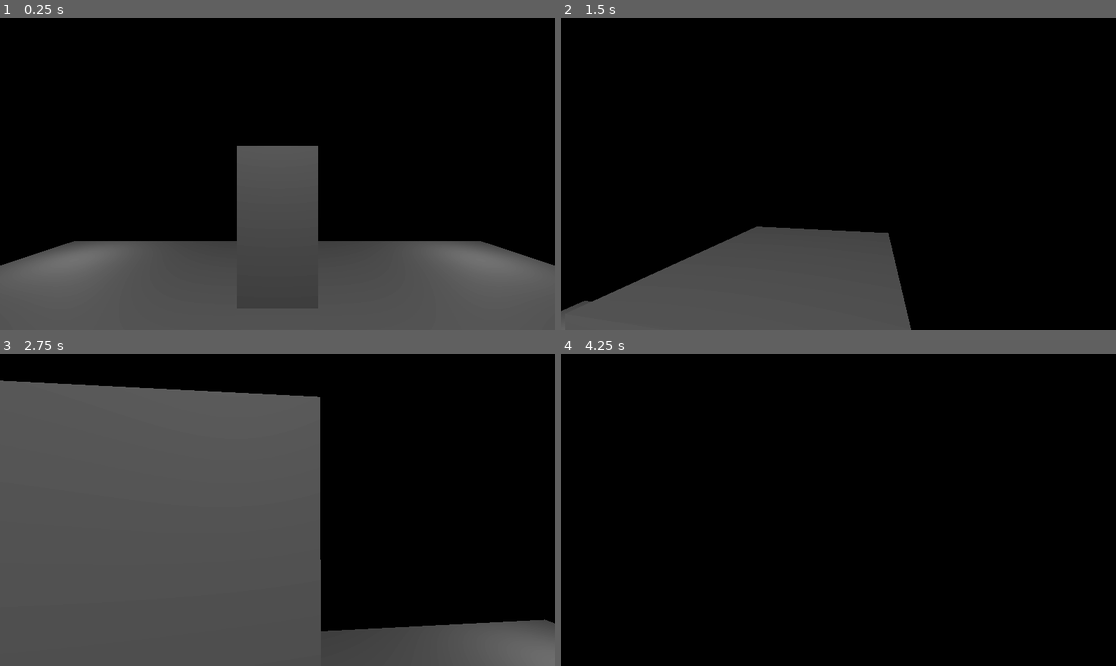
Above: before the commit, frames 1-4 (two rows, left to right).
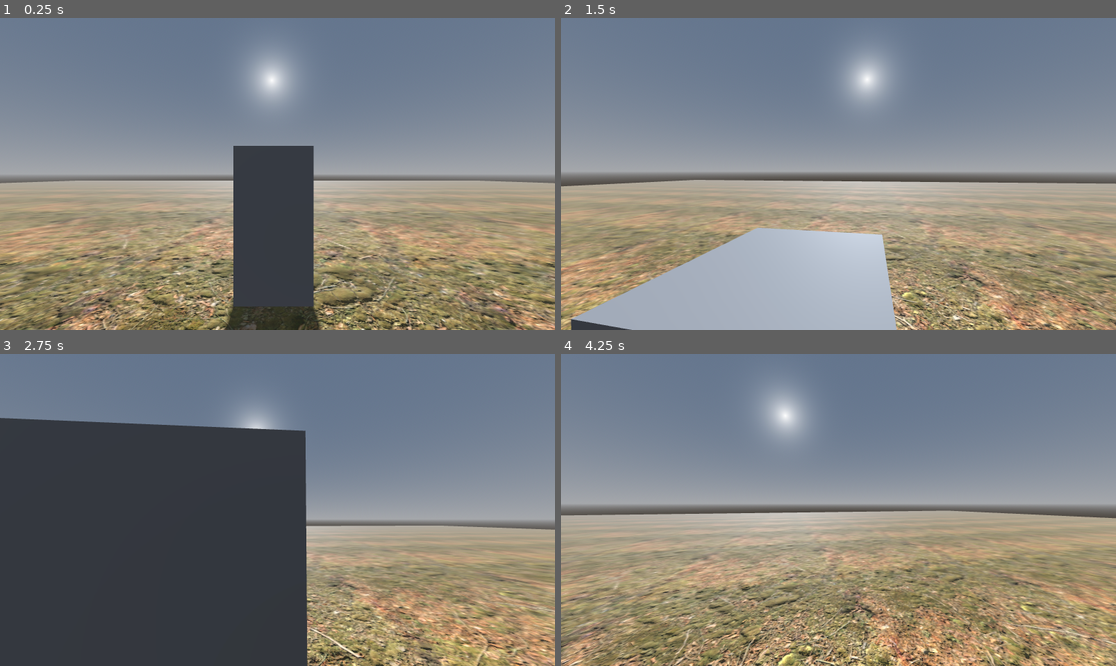
Above: after the commit, the same moments.

Repository: sergeyreshetnyakov/polinichko
Game: Godot game, scene res://levels/Test.tscn
The game is run twice, just before and just after one commit, with the same random seed, the same clock (stepped at 60 frames per second) and the same inputs. Before the commit the project starts from res://Test.tscn.
Inputs (mouse positions are in pixels of both pictures, inside the frame that each line leads up to):
- Up to frame 1 (0.25 s): no input
- Up to frame 2 (1.5 s): move the mouse to (866, 174) at 0.52 s; hold W (move_forward) from 0.53 s (still down); tap Shift (sprint) at 0.6 s; tap Space (jump) at 0.77, 0.8, 1.07, 1.35 s; move the mouse to (810, 174) at 1.27 s
- Up to frame 3 (2.75 s): keep holding W (move_forward); tap Space (jump) at 1.52, 1.82, 2.3 s; tap Shift (sprint) at 1.55, 2.1 s; move the mouse to (288, 503) at 2.02 s
- Up to frame 4 (4.25 s): keep holding W (move_forward); move the mouse to (832, 516) at 2.77 s; tap Shift (sprint) at 2.85 s; tap Space (jump) at 3.02, 3.32, 3.6, 3.77, 4.07 s; move the mouse to (877, 513) at 3.52 s

The runs differ from the first frame. In frame 1, 93% of the frame differs, in the area x 0-100%, y 0-100%; in frame 2, 100%; in frame 3, 100%; in frame 4, 100%.

Commit message:
enhached character controller and enviroment setup

Diff:
--- a/Test.tscn
+++ /dev/null
@@ -1,89 +0,0 @@
-[gd_scene load_steps=6 format=3 uid="uid://s42cgodrs57b"]
-
-[ext_resource type="PackedScene" uid="uid://bbl0dc78atrn0" path="res://Player.tscn" id="1_n7if3"]
-
-[sub_resource type="ProceduralSkyMaterial" id="ProceduralSkyMaterial_imlxg"]
-sky_top_color = Color(0, 0, 0, 1)
-sky_horizon_color = Color(0.5, 0.5, 0.5, 1)
-sky_energy_multiplier = 0.0
-ground_bottom_color = Color(0, 0, 0, 1)
-ground_horizon_color = Color(0.5, 0.5, 0.5, 1)
-
-[sub_resource type="Sky" id="Sky_p7dgx"]
-sky_material = SubResource("ProceduralSkyMaterial_imlxg")
-
-[sub_resource type="Environment" id="Environment_6xfwr"]
-background_energy_multiplier = 0.0
-sky = SubResource("Sky_p7dgx")
-tonemap_mode = 2
-ssao_enabled = true
-glow_enabled = true
-
-[sub_resource type="PlaneMesh" id="PlaneMesh_ce5ld"]
-size = Vector2(10, 10)
-
-[node name="Test" type="Node3D"]
-
-[node name="WorldEnvironment" type="WorldEnvironment" parent="."]
-environment = SubResource("Environment_6xfwr")
-
-[node name="DirectionalLight3D" type="DirectionalLight3D" parent="."]
-transform = Transform3D(-0.866025, -0.0348782, 0.498782, 0, 0.997564, 0.0697565, -0.5, 0.0604109, -0.863916, 0, 0, 0)
-light_color = Color(0, 0, 0, 1)
-light_energy = 0.0
-shadow_enabled = true
-
-[node name="CharacterBody3D" parent="." instance=ExtResource("1_n7if3")]
-
-[node name="CSG" type="CSGCombiner3D" parent="."]
-use_collision = true
-
-[node name="CSGBox3D" type="CSGBox3D" parent="CSG"]
-transform = Transform3D(1, 0, 0, 0, 1, 0, 0, 0, 1, 3, 1, 0)
-use_collision = true
-size = Vector3(1, 2, 1)
-
-[node name="CSGBox3D2" type="CSGBox3D" parent="CSG"]
-transform = Transform3D(1, 0, 0, 0, 1, 0, 0, 0, 1, -3, 1, 0)
-use_collision = true
-size = Vector3(1, 2, 1)
-
-[node name="CSGBox3D3" type="CSGBox3D" parent="CSG"]
-transform = Transform3D(1, 0, 0, 0, 1, 0, 0, 0, 1, 0, 1, 3)
-use_collision = true
-size = Vector3(1, 2, 1)
-
-[node name="CSGBox3D4" type="CSGBox3D" parent="CSG"]
-transform = Transform3D(1, 0, 0, 0, 1, 0, 0, 0, 1, 0, 1, -3)
-use_collision = true
-size = Vector3(1, 2, 1)
-
-[node name="CSGMesh3D" type="CSGMesh3D" parent="CSG"]
-use_collision = true
-mesh = SubResource("PlaneMesh_ce5ld")
-
-[node name="Light" type="Node3D" parent="."]
-
-[node name="OmniLight3D" type="OmniLight3D" parent="Light"]
-transform = Transform3D(1, 0, 0, 0, 1, 0, 0, 0, 1, 0, 5, 0)
-omni_range = 13.0
-
-[node name="OmniLight3D2" type="OmniLight3D" parent="Light"]
-transform = Transform3D(1, 0, 0, 0, 1, 0, 0, 0, 1, -4, 1, -4)
-light_energy = 0.25
-omni_range = 13.0
-
-[node name="OmniLight3D3" type="OmniLight3D" parent="Light"]
-transform = Transform3D(1, 0, 0, 0, 1, 0, 0, 0, 1, -4, 1, 4)
-light_energy = 0.25
-omni_range = 13.0
-
-[node name="OmniLight3D4" type="OmniLight3D" parent="Light"]
-transform = Transform3D(1, 0, 0, 0, 1, 0, 0, 0, 1, 4, 1, 4)
-light_energy = 0.25
-omni_range = 13.0
-
-[node name="OmniLight3D5" type="OmniLight3D" parent="Light"]
-transform = Transform3D(1, 0, 0, 0, 1, 0, 0, 0, 1, 4, 1, -4)
-light_energy = 0.25
-omni_range = 13.0
--- /dev/null
+++ b/forest_ground.tres
@@ -0,0 +1,3 @@
+[gd_resource type="StandardMaterial3D" format=3 uid="uid://bfon4ysfu6flf"]
+
+[resource]
--- a/globals.gd
+++ b/globals.gd
@@ -4,5 +4,10 @@
 const player_walk_speed := 2.5
 const player_sprint_speed := 4.0
 const player_jump_velocity := 4.5
+#Player Camera
 const player_camera_speed := 0.003
-const player_camera_speed_y_multiplier = 0.5
+const player_camera_speed_y_multiplier := 0.5
+const camera_fov := 75.0
+const camera_fov_multiply := 1.5
+const head_bob_freq := 2.4
+const head_bob_amp := 0.05
--- /dev/null
+++ b/levels/Test.tscn
@@ -0,0 +1,64 @@
+[gd_scene load_steps=7 format=3 uid="uid://s42cgodrs57b"]
+
+[ext_resource type="PackedScene" uid="uid://bbl0dc78atrn0" path="res://shared/player_controller/Player.tscn" id="1_vtlxo"]
+[ext_resource type="Material" uid="uid://vvjlst2ddt71" path="res://materials/forest_ground.tres" id="2_3b3jb"]
+
+[sub_resource type="ProceduralSkyMaterial" id="ProceduralSkyMaterial_4rpex"]
+
+[sub_resource type="Sky" id="Sky_fqj17"]
+sky_material = SubResource("ProceduralSkyMaterial_4rpex")
+
+[sub_resource type="Environment" id="Environment_p06qt"]
+background_mode = 2
+sky = SubResource("Sky_fqj17")
+ssr_enabled = true
+ssao_enabled = true
+ssil_enabled = true
+sdfgi_enabled = true
+sdfgi_use_occlusion = true
+glow_enabled = true
+glow_normalized = true
+fog_enabled = true
+volumetric_fog_enabled = true
+
+[sub_resource type="PlaneMesh" id="PlaneMesh_ce5ld"]
+size = Vector2(100, 100)
+
+[node name="Test" type="Node3D"]
+
+[node name="WorldEnvironment" type="WorldEnvironment" parent="."]
+environment = SubResource("Environment_p06qt")
+
+[node name="DirectionalLight3D" type="DirectionalLight3D" parent="."]
+transform = Transform3D(-0.99961, 0.0118002, -0.0253057, 0, 0.906308, 0.422618, 0.0279217, 0.422453, -0.905954, 0, 10, 0)
+shadow_enabled = true
+
+[node name="CharacterBody3D" parent="." instance=ExtResource("1_vtlxo")]
+
+[node name="CSG" type="CSGCombiner3D" parent="."]
+use_collision = true
+
+[node name="CSGBox3D" type="CSGBox3D" parent="CSG"]
+transform = Transform3D(1, 0, 0, 0, 1, 0, 0, 0, 1, 3, 1, 0)
+use_collision = true
+size = Vector3(1, 2, 1)
+
+[node name="CSGBox3D3" type="CSGBox3D" parent="CSG"]
+transform = Transform3D(1, 0, 0, 0, 1, 0, 0, 0, 1, 0, 1, 3)
+use_collision = true
+size = Vector3(1, 2, 1)
+
+[node name="CSGBox3D4" type="CSGBox3D" parent="CSG"]
+transform = Transform3D(1, 0, 0, 0, 1, 0, 0, 0, 1, 0, 1, -3)
+use_collision = true
+size = Vector3(1, 2, 1)
+
+[node name="CSGMesh3D" type="CSGMesh3D" parent="CSG"]
+use_collision = true
+mesh = SubResource("PlaneMesh_ce5ld")
+material = ExtResource("2_3b3jb")
+
+[node name="CSGBox3D2" type="CSGBox3D" parent="CSG"]
+transform = Transform3D(1, 0, 0, 0, 1, 0, 0, 0, 1, -3, 1, 0)
+use_collision = true
+size = Vector3(1, 2, 1)
--- /dev/null
+++ b/materials/forest_ground.tres
@@ -0,0 +1,12 @@
+[gd_resource type="StandardMaterial3D" load_steps=4 format=3 uid="uid://vvjlst2ddt71"]
+
+[ext_resource type="Texture2D" uid="uid://dqdd3jwyglq3k" path="res://materials/textures/forest_leaves_02_diffuse_1k.jpg" id="1_x6iy8"]
+[ext_resource type="Texture2D" uid="uid://byyjckfas1qj2" path="res://materials/textures/forest_leaves_02_nor_gl_1k.jpg" id="2_yyia7"]
+[ext_resource type="Texture2D" uid="uid://bo78gl0wbpog2" path="res://materials/textures/forest_leaves_02_rough_1k.jpg" id="3_mhrao"]
+
+[resource]
+albedo_texture = ExtResource("1_x6iy8")
+roughness_texture = ExtResource("3_mhrao")
+normal_enabled = true
+normal_texture = ExtResource("2_yyia7")
+uv1_scale = Vector3(20, 20, 20)
--- /dev/null
+++ b/materials/ground_road.tres
@@ -0,0 +1,11 @@
+[gd_resource type="StandardMaterial3D" load_steps=4 format=3 uid="uid://c7bv2it2omqw8"]
+
+[ext_resource type="Texture2D" uid="uid://dknjktrl8auvs" path="res://materials/textures/sandstone_cracks_diff_1k.jpg" id="1_oykxn"]
+[ext_resource type="Texture2D" uid="uid://b31goc0ygc3lu" path="res://materials/textures/sandstone_cracks_nor_gl_1k.jpg" id="2_w6k2e"]
+[ext_resource type="Texture2D" uid="uid://ihukk7f7j1ke" path="res://materials/textures/sandstone_cracks_rough_1k.jpg" id="3_hf4i3"]
+
+[resource]
+albedo_texture = ExtResource("1_oykxn")
+roughness_texture = ExtResource("3_hf4i3")
+normal_enabled = true
+normal_texture = ExtResource("2_w6k2e")
--- a/player_controller.gd
+++ /dev/null
@@ -1,60 +0,0 @@
-extends CharacterBody3D
-
-enum State { WALK, SPRINT, JUMP}
-
-@onready var camera := $Camera3D
-
-var current_speed = global.player_walk_speed
-var current_state = State.WALK
-
-func _ready() -> void:
-	Input.mouse_mode = Input.MOUSE_MODE_CAPTURED
-
-func _unhandled_input(event: InputEvent) -> void:
-	if event is InputEventMouseMotion and Input.get_mouse_mode() == Input.MOUSE_MODE_CAPTURED:
-		rotate_y(-event.relative.x * global.player_camera_speed)
-		camera.rotate_x(-event.relative.y * global.player_camera_speed * global.player_camera_speed_y_multiplier)
-		camera.rotation.x = clamp(camera.rotation.x, -1.2, 1.2)
-
-func change_state(state: State) -> void:
-	current_state = state
-
-	match current_state:
-		State.WALK:
-			current_speed = global.player_walk_speed
-		State.SPRINT:
-			current_speed = global.player_sprint_speed
-		State.JUMP:
-			velocity.y = global.player_jump_velocity
-
-func _physics_process(delta: float) -> void:
-	#gravity
-	if not is_on_floor():
-		velocity += get_gravity() * delta
-
-	#jump
-	if Input.is_action_just_pressed("jump") and is_on_floor():
-		change_state(State.JUMP)
-
-	#sprint
-	if Input.is_action_just_pressed("sprint"):
-		print("sprint pressed")
-		if current_state == State.WALK:
-			change_state(State.SPRINT)
-			print("changed sprint")
-		elif current_state == State.SPRINT:
-			change_state(State.WALK)
-			print("changed walk")
-
-	#movement
-	var input_dir := Input.get_vector("move_left", "move_right", "move_forward", "move_back")
-	var direction := (transform.basis * Vector3(input_dir.x, 0, input_dir.y)).normalized()
-
-	if direction:
-		velocity.x = direction.x * current_speed
-		velocity.z = direction.z * current_speed
-	else:
-		velocity.x = move_toward(velocity.x, 0, current_speed)
-		velocity.z = move_toward(velocity.z, 0, current_speed)
-
-	move_and_slide()
--- a/project.godot
+++ b/project.godot
@@ -11,7 +11,7 @@
 [application]
 
 config/name="Polinichko"
-run/main_scene="res://Test.tscn"
+run/main_scene="res://levels/Test.tscn"
 config/features=PackedStringArray("4.3", "Forward Plus")
 config/icon="res://icon.svg"
 
@@ -55,3 +55,16 @@
 "events": [Object(InputEventKey,"resource_local_to_scene":false,"resource_name":"","device":-1,"window_id":0,"alt_press …(195 unchanged characters)…
 ]
 }
+crawl={
+"deadzone": 0.5,
+"events": [Object(InputEventKey,"resource_local_to_scene":false,"resource_name":"","device":-1,"window_id":0,"alt_pressed":false,"shift_pressed":false,"ctrl_pressed":false,"meta_pressed":false,"pressed":false,"keycode":0,"physical_keycode":4194326,"key_label":0,"unicode":0,"location":0,"echo":false,"script":null)
+]
+}
+
+[rendering]
+
+textures/default_filters/anisotropic_filtering_level=3
+anti_aliasing/quality/msaa_2d=1
+anti_aliasing/quality/msaa_3d=1
+anti_aliasing/quality/screen_space_aa=1
+anti_aliasing/quality/use_taa=true
--- a/Player.tscn
+++ b/shared/player_controller/Player.tscn
@@ -1,6 +1,6 @@
 [gd_scene load_steps=3 format=3 uid="uid://bbl0dc78atrn0"]
 
-[ext_resource type="Script" path="res://player_controller.gd" id="1_kyc70"]
+[ext_resource type="Script" path="res://shared/player_controller/player_controller.gd" id="1_kyc70"]
 
 [sub_resource type="CapsuleShape3D" id="CapsuleShape3D_k4wju"]
 radius = 0.45
@@ -8,9 +8,14 @@
 [node name="CharacterBody3D" type="CharacterBody3D"]
 script = ExtResource("1_kyc70")
 
-[node name="CollisionShape3D" type="CollisionShape3D" parent="."]
+[node name="Collider" type="CollisionShape3D" parent="."]
 transform = Transform3D(1, 0, 0, 0, 1, 0, 0, 0, 1, 0, 1, 0)
 shape = SubResource("CapsuleShape3D_k4wju")
 
-[node name="Camera3D" type="Camera3D" parent="."]
+[node name="Head" type="Node3D" parent="."]
 transform = Transform3D(1, 0, 0, 0, 1, 0, 0, 0, 1, 0, 1.65, 0)
+
+[node name="Camera3D" type="Camera3D" parent="Head"]
+
+[node name="RayCast3D" type="RayCast3D" parent="Head"]
+target_position = Vector3(0, 1, 0)
--- /dev/null
+++ b/shared/player_controller/player_controller.gd
@@ -0,0 +1,77 @@
+extends CharacterBody3D
+
+enum State { WALK, SPRINT, JUMP }
+
+@onready var camera := $Head/Camera3D
+@onready var head := $Head
+
+var current_speed := global.player_walk_speed
+var current_state := State.WALK
+var t_bob := 0.0
+
+func _ready() -> void:
+	Input.mouse_mode = Input.MOUSE_MODE_CAPTURED
+
+func _physics_process(delta: float) -> void:
+	#gravity
+	if not is_on_floor():
+		velocity += get_gravity() * delta
+
+	#jump
+	if Input.is_action_just_pressed("jump") and is_on_floor():
+		change_state(State.JUMP)
+
+	#sprint
+	if Input.is_action_just_pressed("sprint"):
+		toggle_state(State.WALK, State.SPRINT)
+
+	#movement
+	var input_dir := Input.get_vector("move_left", "move_right", "move_forward", "move_back")
+	var direction = (head.transform.basis * transform.basis * Vector3(input_dir.x, 0, input_dir.y)).normalized()
+
+	if direction:
+		velocity.x = direction.x * current_speed
+		velocity.z = direction.z * current_speed
+	else:
+		velocity.x = move_toward(velocity.x, 0, current_speed)
+		velocity.z = move_toward(velocity.z, 0, current_speed)
+
+	move_and_slide()
+
+	# Head bob
+	t_bob += delta * velocity.length() * float(is_on_floor())
+	camera.transform.origin = _headbob(t_bob)
+
+	# FOV
+	var velocity_clamped = clamp(velocity.length(), 0.5, global.player_sprint_speed * 2)
+	var target_fov = global.camera_fov + global.camera_fov_multiply * velocity_clamped
+	camera.fov = lerp(camera.fov, target_fov, delta * 8.0)
+
+func _unhandled_input(event: InputEvent) -> void:
+	if event is InputEventMouseMotion:
+		head.rotate_y(-event.relative.x * global.player_camera_speed)
+		camera.rotate_x(-event.relative.y * global.player_camera_speed * global.camera_fov_multiply)
+		camera.rotation.x = clamp(camera.rotation.x, deg_to_rad(-40), deg_to_rad(60))
+
+func _headbob(time) -> Vector3:
+	var pos = Vector3.ZERO
+	pos.y = sin(time * global.head_bob_freq) * global.head_bob_amp
+	pos.x = cos(time * global.head_bob_freq  / 2) * global.head_bob_amp
+	return pos
+
+func change_state(state: State) -> void:
+	current_state = state
+
+	match current_state:
+		State.WALK:
+			current_speed = global.player_walk_speed
+		State.SPRINT:
+			current_speed = global.player_sprint_speed
+		State.JUMP:
+			velocity.y = global.player_jump_velocity
+
+func toggle_state(base_state: State, toggled_state: State):
+	if current_state == base_state:
+		change_state(toggled_state)
+	elif current_state == toggled_state:
+		change_state(base_state)
Binary file added: materials/textures/forest_leaves_02_diffuse_1k.jpg
Not shown, added: materials/textures/forest_leaves_02_diffuse_1k.jpg.import
Binary file added: materials/textures/forest_leaves_02_nor_gl_1k.jpg
Not shown, added: materials/textures/forest_leaves_02_nor_gl_1k.jpg.import
Binary file added: materials/textures/forest_leaves_02_rough_1k.jpg
Not shown, added: materials/textures/forest_leaves_02_rough_1k.jpg.import
Not shown, added: materials/textures/rough_plaster_brick_02_diff_1k.jpg.import
Binary file added: materials/textures/rough_plaster_brick_02_nor_gl_1k.jpg
Not shown, added: materials/textures/rough_plaster_brick_02_nor_gl_1k.jpg.import
Binary file added: materials/textures/rough_plaster_brick_02_rough_1k.jpg
Not shown, added: materials/textures/rough_plaster_brick_02_rough_1k.jpg.import
Binary file added: materials/textures/sandstone_cracks_diff_1k.jpg
(and 5 more such lines)
